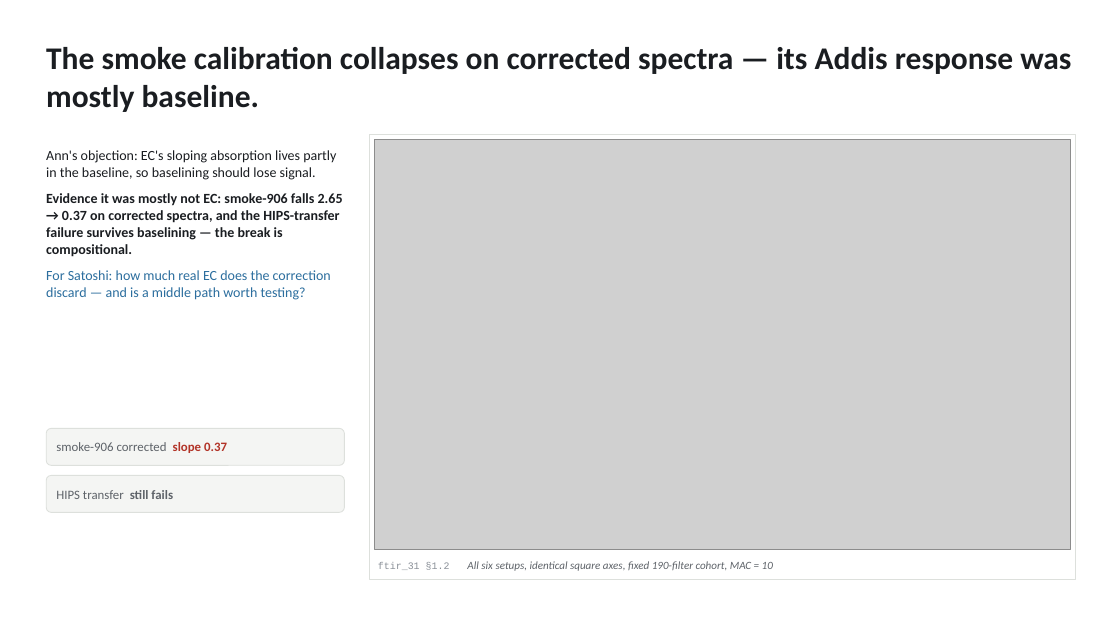
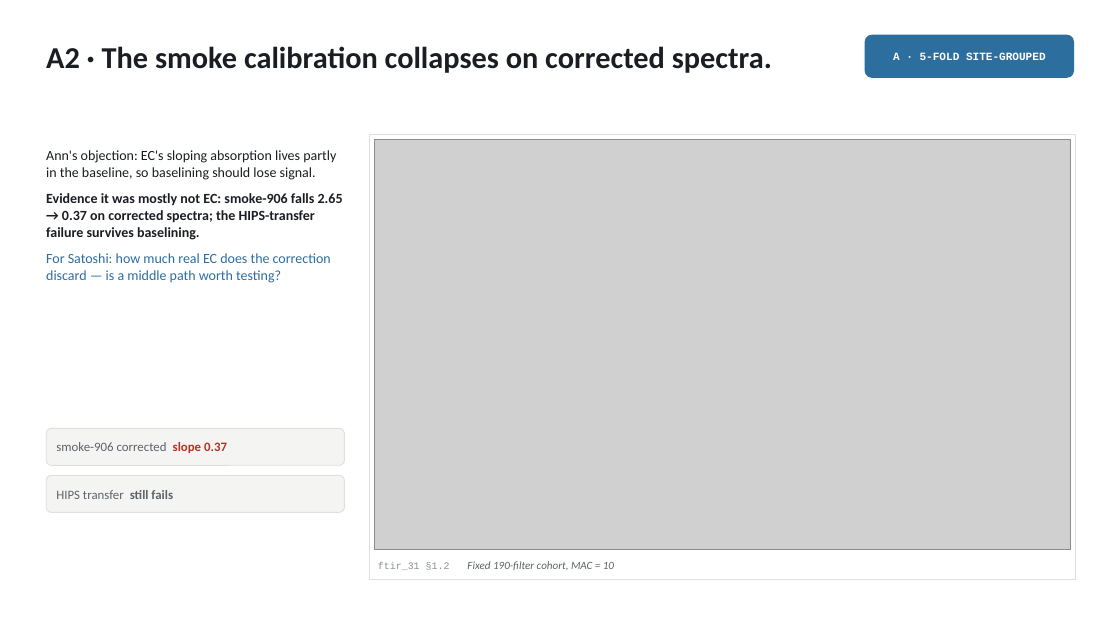
Before and after one commit to ahzs645/aethmodular, a slide deck: slide 10 of research/ftir_ec_phase3/deliverables/satoshi_followup_2026-08-13.pptx (slide 9 before the commit). Drawn at 1120x630 pixels with LibreOffice and Linux fonts; fonts in the diff are those of the drawing; grey boxes stand for pictures. Boxes give left, top, right and bottom in pixels: in the first picture for what was removed or moved away, otherwise in the second. Text is boxed around its words. In the diff, an @@ line names an element or a change of style, - is before the commit and + after.

```diff
--- a/research/ftir_ec_phase3/deliverables/satoshi_followup_2026-08-13.pptx
+++ b/research/ftir_ec_phase3/deliverables/satoshi_followup_2026-08-13.pptx
@@ text at box(46, 46, 772, 73): text changed; size 27 to 26 pt @@
-The smoke calibration collapses on corrected spectra — its Addis response was mostly baseline.
+A2 · The smoke calibration collapses on corrected spectra.
@@ rounded rectangle added at box(865, 35, 1074, 77), fill #2C6E9E, outline #2C6E9E 1 pt @@
@@ text added at box(893, 52, 1046, 60), 9.5 pt, text #FFFFFF, bold @@
+A · 5-FOLD SITE-GROUPED
@@ text at box(46, 193, 343, 283): text changed @@
-Evidence it was mostly not EC: smoke-906 falls 2.65 → 0.37 on corrected spectra, and the HIPS-transfer failure survives baselining — the break is compositional.
-For Satoshi: how much real EC does the correction discard — and is a middle path worth testing?
+Evidence it was mostly not EC: smoke-906 falls 2.65 → 0.37 on corrected spectra; the HIPS-transfer failure survives baselining.
+For Satoshi: how much real EC does the correction discard — is a middle path worth testing?
@@ text at box(378, 561, 614, 570): text changed @@
-ftir_31 §1.2 All six setups, identical square axes, fixed 190-filter cohort, MAC = 10
+ftir_31 §1.2 Fixed 190-filter cohort, MAC = 10
```
Also in this commit, not shown: 16 other slides changed, 6 slides added, 1 slide removed.
